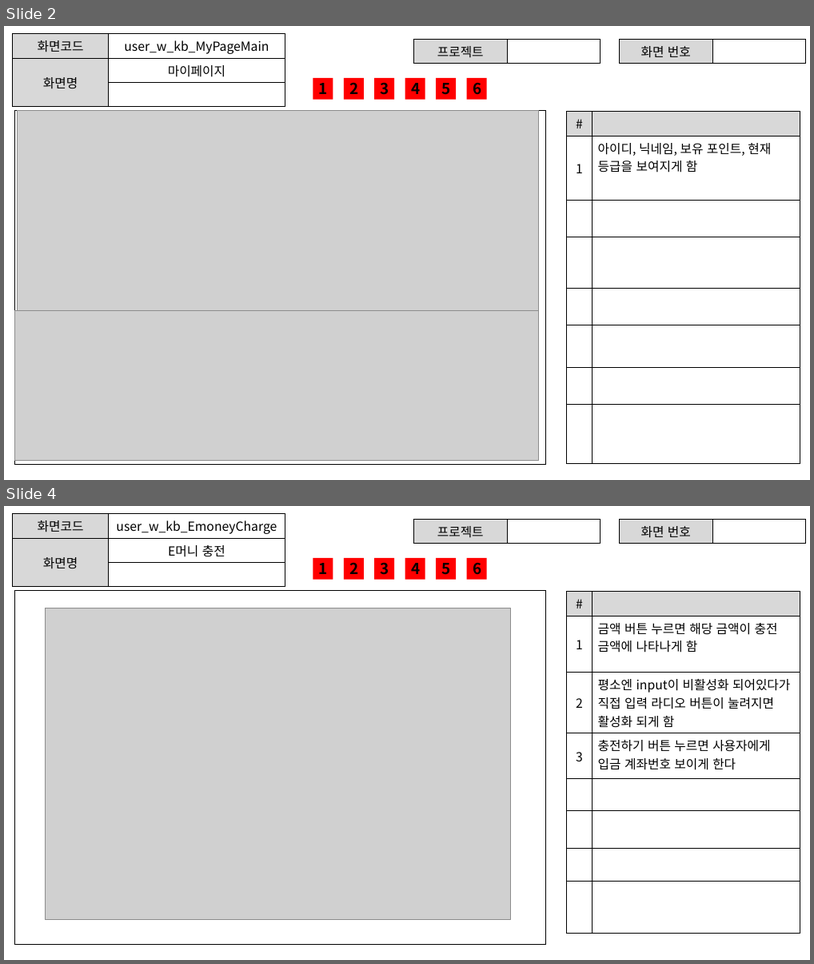
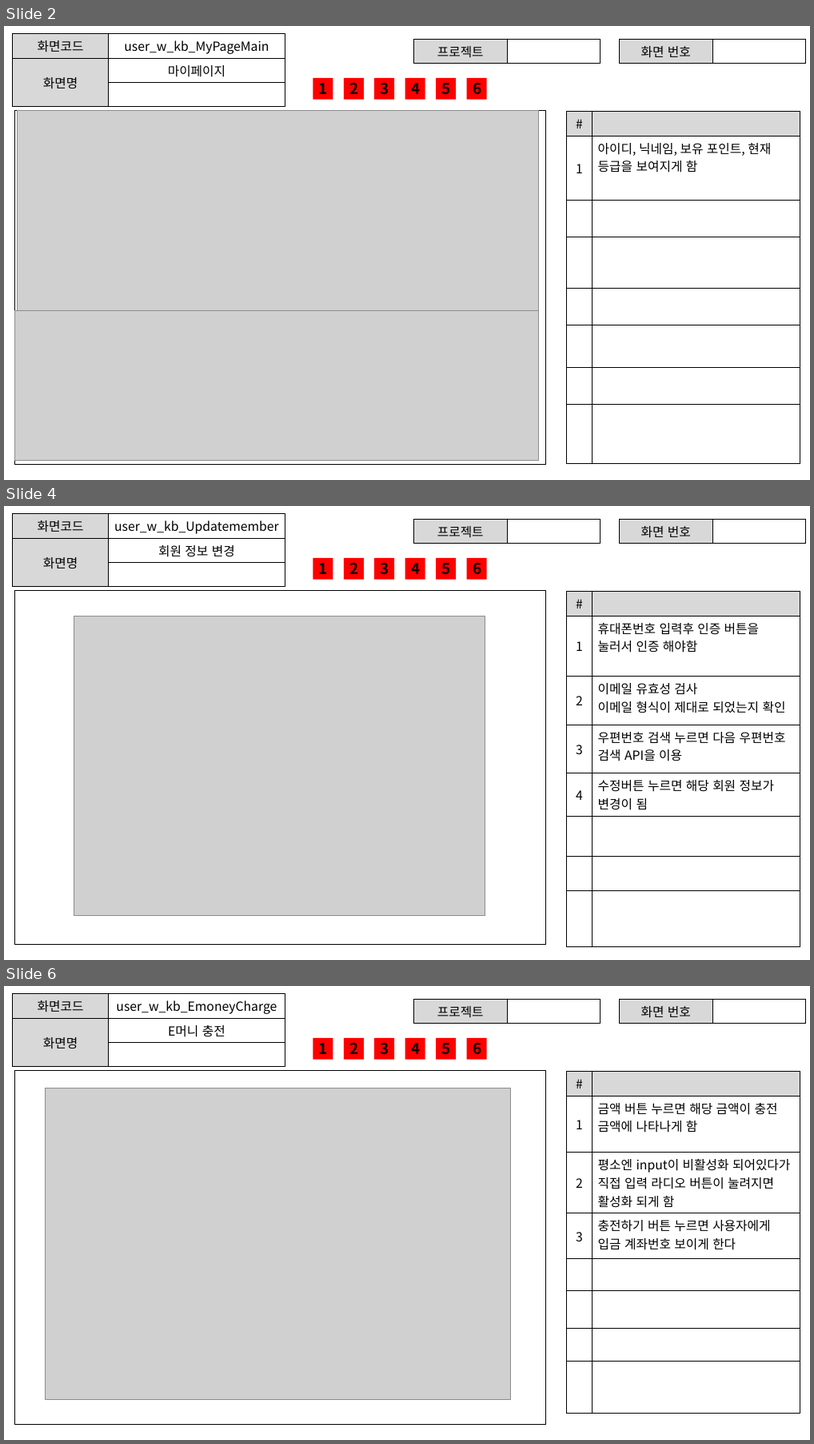
Before and after one commit to ezenteam2/RentalEquip, a slide deck: 0 발표용 파워포인트/project04 - 파워포인트 종합 - 기범.pptx. Shown one above the other, each under a label of ours: slides 2 and 4 before the commit, slides 2, 4 and 6 after it; the slides between them are not shown. The pictures are 814x964 and 814x1444 pixels, drawn with LibreOffice and Linux fonts; fonts in the diff are those of the drawing; grey boxes stand for pictures. Boxes give left, top, right and bottom in pixels: in the first picture for what was removed or moved away, otherwise in the second. Text is boxed around its words. In the diff, an @@ line names an element or a change of style, - is before the commit and + after.

```diff
--- a/0 발표용 파워포인트/project04 - 파워포인트 종합 - 기범.pptx
+++ b/0 발표용 파워포인트/project04 - 파워포인트 종합 - 기범.pptx
@@ slide 4 added at [4, 506, 810, 960], background #FFFFFF @@
@@ table added at [13, 514, 286, 577], 3 rows, 2 columns @@
+화면코드 | user_w_kb_Updatemember
+화면명 | 회원 정보 변경
+ | 
@@ table added at [414, 520, 601, 540], 1 rows, 2 columns @@
+프로젝트 | 
@@ table added at [620, 520, 806, 541], 1 rows, 2 columns @@
+화면 번호 | 
@@ rectangle added at [313, 558, 333, 579], fill #FF0000, 18 pt, text #000000, bold @@
+1
@@ rectangle added at [344, 558, 364, 579], fill #FF0000, 18 pt, text #000000, bold @@
+2
@@ rectangle added at [375, 558, 394, 579], fill #FF0000, 18 pt, text #000000, bold @@
+3
@@ rectangle added at [406, 558, 426, 579], fill #FF0000, 18 pt, text #000000, bold @@
+4
@@ rectangle added at [436, 558, 456, 579], fill #FF0000, 18 pt, text #000000, bold @@
+5
@@ rectangle added at [466, 558, 486, 579], fill #FF0000, 18 pt, text #000000, bold @@
+6
@@ rectangle added at [14, 590, 546, 944], fill #FFFFFF, outline #000000 1 pt @@
@@ table added at [567, 592, 801, 941], 8 rows, 2 columns @@
+# | 
+1 | 휴대폰번호 입력후 인증 버튼을 눌러서 인증 해야함
+2 | 이메일 유효성 검사 / 이메일 형식이 제대로 되었는지 확인
+3 | 우편번호 검색 누르면 다음 우편번호 검색 API을 이용
+4 | 수정버튼 누르면 해당 회원 정보가 변경이 됨
+ | 
+ | 
+ | 
@@ picture added at [74, 616, 485, 916] @@
@@ what was slide 4 is now slide 6 @@
```
Also in this commit, not shown: 5 slides changed, 8 other slides added.
